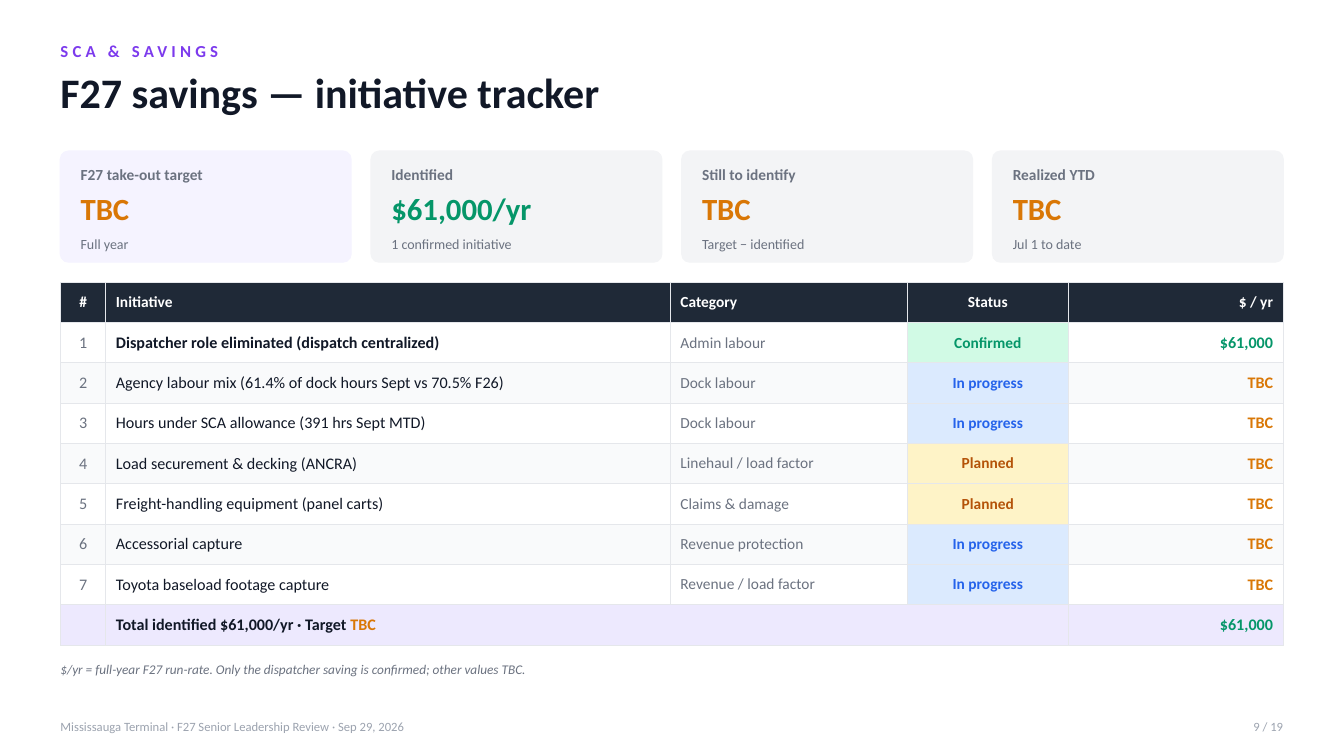
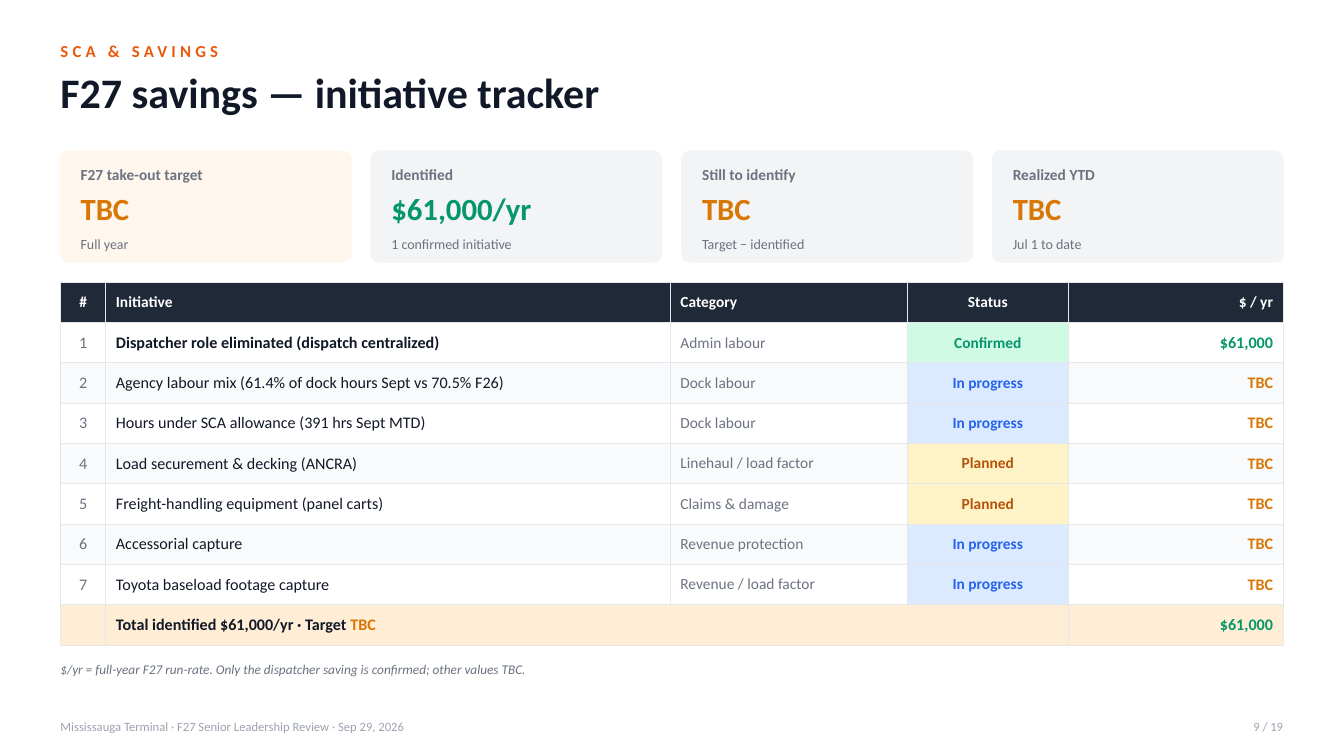
Before and after one commit to FuoriclasseX/mississauga-terminal-f26-cost-transformation-dashboard, a slide deck: slide 9 of presentation/Mississauga_F27_Leadership_Review_Sep29.pptx. Drawn at 1344x756 pixels with LibreOffice and Linux fonts; fonts in the diff are those of the drawing. Boxes give left, top, right and bottom in pixels: in the first picture for what was removed or moved away, otherwise in the second. Text is boxed around its words. In the diff, an @@ line names an element or a change of style, - is before the commit and + after.

```diff
--- a/presentation/Mississauga_F27_Leadership_Review_Sep29.pptx
+++ b/presentation/Mississauga_F27_Leadership_Review_Sep29.pptx
@@ text "SCA & SAVINGS" at (60, 46, 218, 57): text colour #7C3AED to #EA580C @@
@@ rounded rectangle at (60, 151, 351, 262): fill #F5F3FF to #FFF7ED; outline #F5F3FF 1 pt to #FFF7ED 1 pt @@
@@ table at (60, 282, 1284, 637) @@
@@ fill #EDE9FE to #FFEDD5 in 3 cells @@
```
Also in this commit, not shown: 17 other slides changed, 4 other files.
